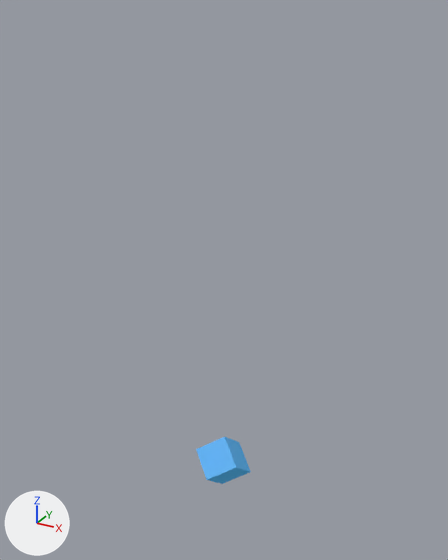
Before and after pictures for a commit that changed the glTF model small-model.glb.
Both versions are drawn from a 50 mm camera at (3.43, -6.22, 6.29) aimed at (0.06, -0.1, 3.23). Every picture has the same lights, and +X, +Y and +Z are marked at lower left. Where no turn or scale is listed for an object, it has been applied to the vertices.
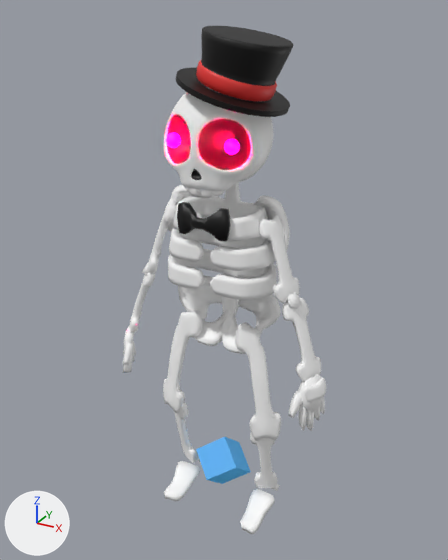
Pixel boxes [x1, y1, x2, y2] of what changed, in the pictures (448 x 560 px):
'JiggleSkull.024', added: after [123, 198, 326, 534]
'JiggleSkull.023', added: after [167, 183, 290, 354]
    faces in mat_material_001 (white #ffffff): [167, 183, 290, 354]
    faces in mat_material_002 (black #000000): [177, 202, 230, 241]
'JiggleSkull.022', added: after [164, 92, 274, 197]
    faces in mat_material_001 (white #ffffff): [164, 92, 274, 197]
    faces in mat_material_002 (black #000000): [167, 115, 251, 180]
    faces in mat_material_006 (pink #e7003d): [166, 133, 239, 154]
'JiggleSkull.025', added: after [176, 26, 293, 117]
    faces in mat_material_002 (black #000000): [176, 26, 293, 117]
    faces in mat_material_007 (red #e7322f): [196, 59, 277, 101]

What the commit changed:
Material 'Material.007' (mat_material_007) is new.
Its base color is (0.8, 0.0316, 0.0287) (red #e7322f).
Material 'Material.002' (mat_material_002) is new.
Its base color is (0.0, 0.0, 0.0) (black #000000).
Material 'Material.001' (mat_material_001) is new.
Its base color is (1.0, 1.0, 1.0) (white #ffffff).
Material 'Material.006' (mat_material_006) is new.
Its base color is (0.8, 0.0, 0.0468) (pink #e7003d).
Its emission color is (1.0, 0.0, 0.0584) (pink #ff0044).
Its emission strength is 294.3.
Mesh me_icosphere_037 is new.
It has 2370 vertices, 4736 faces and spans x -0.43..0.788, y -0.649..0.585, z 4.054..4.897.
Faces by material slot: [3968, 768].
It uses material mat_material_002 (black #000000).
It uses material mat_material_007 (red #e7322f).
Mesh me_icosphere_036 is new.
It has 3000 vertices, 5888 faces and spans x -1.45..1.45, y -0.56..0.38, z -0.11..4.21.
It uses material mat_material_001 (white #ffffff).
Mesh me_icosphere_035 is new.
It has 3484 vertices, 6952 faces and spans x -0.82..0.82, y -0.58..0.46, z 2.32..4.54.
Faces by material slot: [6752, 200].
It uses material mat_material_001 (white #ffffff).
It uses material mat_material_002 (black #000000).
Mesh me_icosphere_034 is new.
It has 2694 vertices, 5360 faces and spans x -0.61..0.61, y -0.586..0.579, z 3.134..4.306.
Faces by material slot: [3824, 1376, 160].
It uses material mat_material_001 (white #ffffff).
It uses material mat_material_002 (black #000000).
It uses material mat_material_006 (pink #e7003d).
Object 'JiggleSkull.025' (ob_jiggleskull_025) is new; it shows me_icosphere_037.
Its location is (0.07, -0.19, 1.22).
Object 'JiggleSkull.024' (ob_jiggleskull_024) is new; it shows me_icosphere_036.
Its location is (0.07, -0.12, -0.03).
Object 'JiggleSkull.023' (ob_jiggleskull_023) is new; it shows me_icosphere_035.
Its location is (0.09, -0.17, 0.02).
Object 'JiggleSkull.022' (ob_jiggleskull_022) is new; it shows me_icosphere_034.
Its location is (0.07, -0.19, 1.29).
